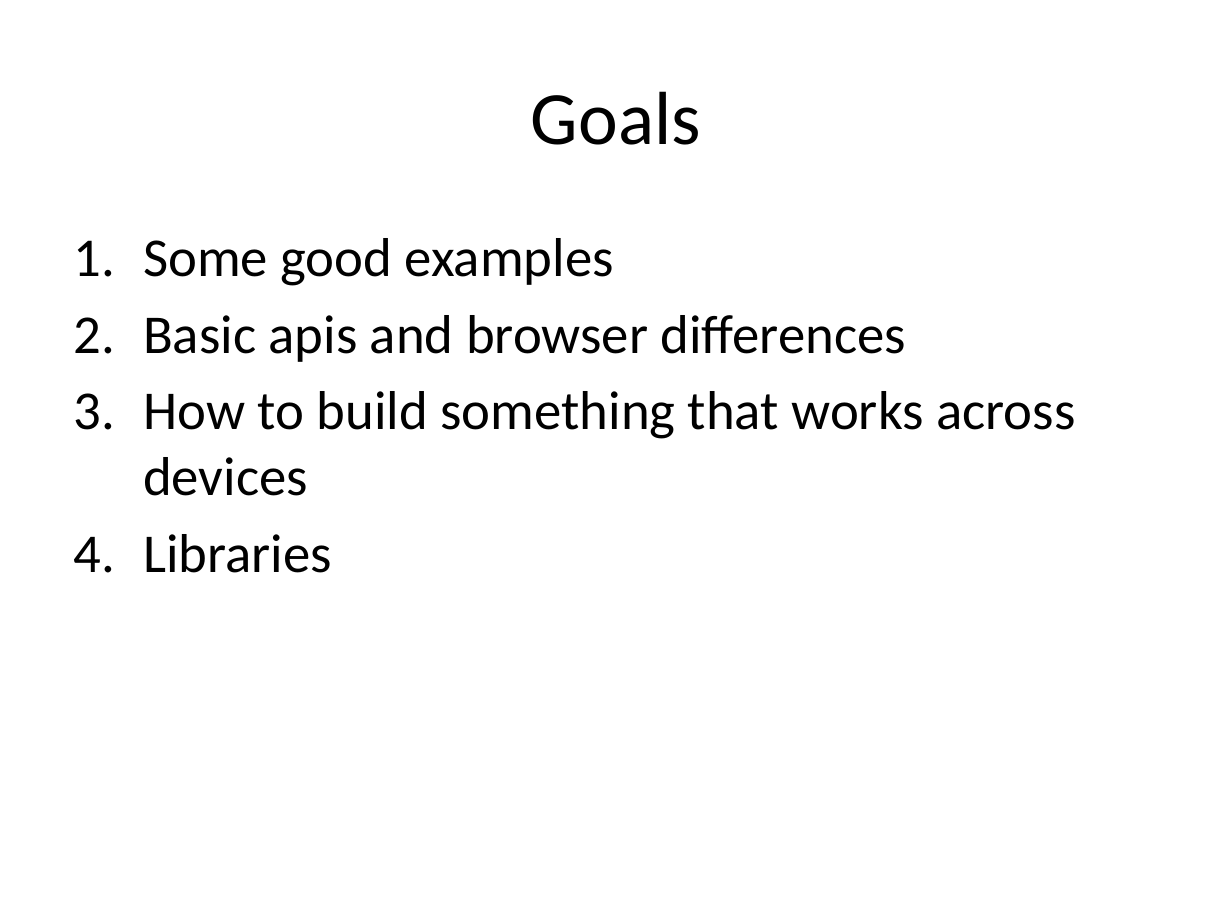
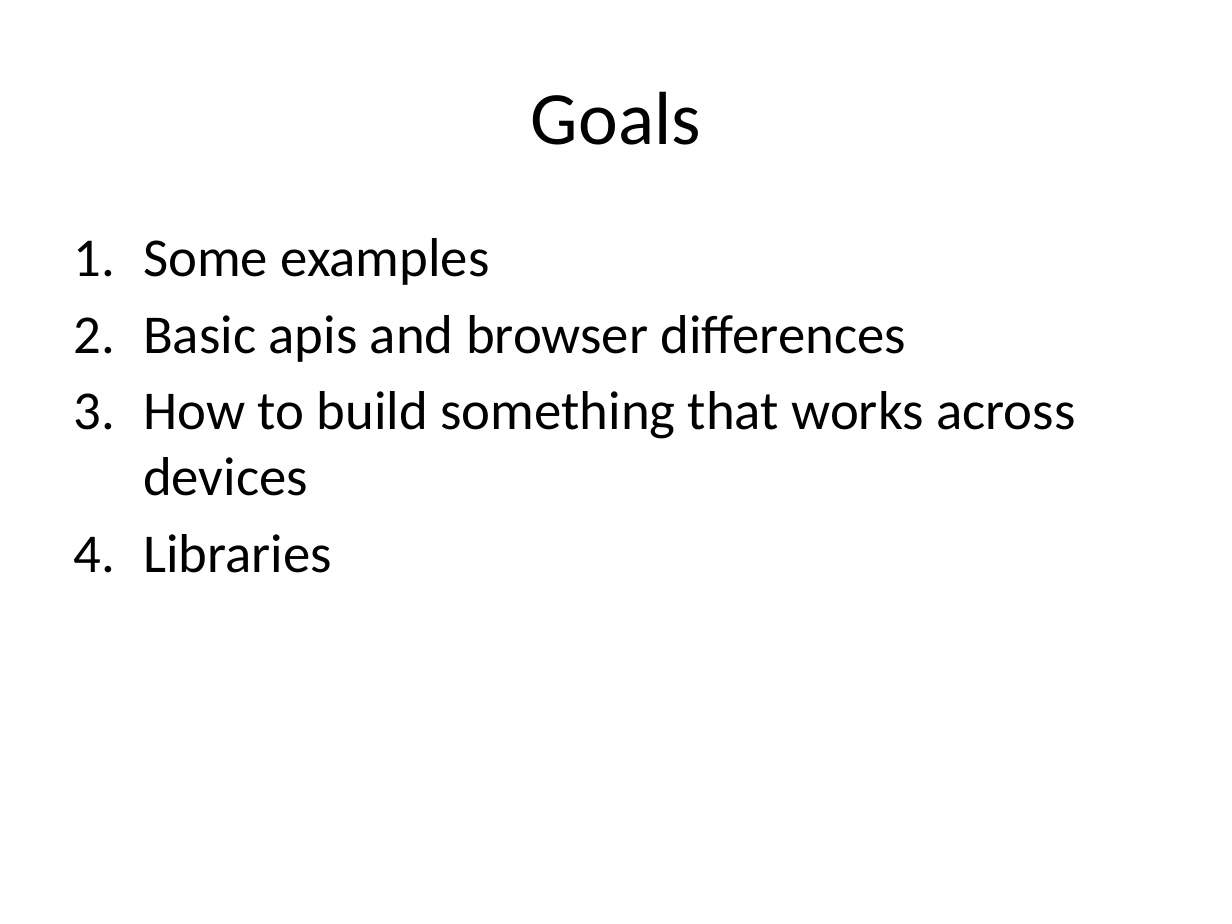
Before and after one commit to Mallioch/Presentations, a slide deck: slide 2 of 2013_3_16__touchy_web_applications__cowtowncc/touchy.pptx. Drawn at 1232x924 pixels with LibreOffice and Linux fonts; fonts in the diff are those of the drawing. Boxes give left, top, right and bottom in pixels: in the first picture for what was removed or moved away, otherwise in the second. Text is boxed around its words. In the diff, an @@ line names an element or a change of style, - is before the commit and + after.

```diff
--- a/2013_3_16__touchy_web_applications__cowtowncc/touchy.pptx
+++ b/2013_3_16__touchy_web_applications__cowtowncc/touchy.pptx
@@ text at [143, 238, 490, 285]: text changed @@
-1. Some good examples
+1. Some examples
```
Also in this commit, not shown: 4 other slides changed, 3 slides added, 25 other files.
